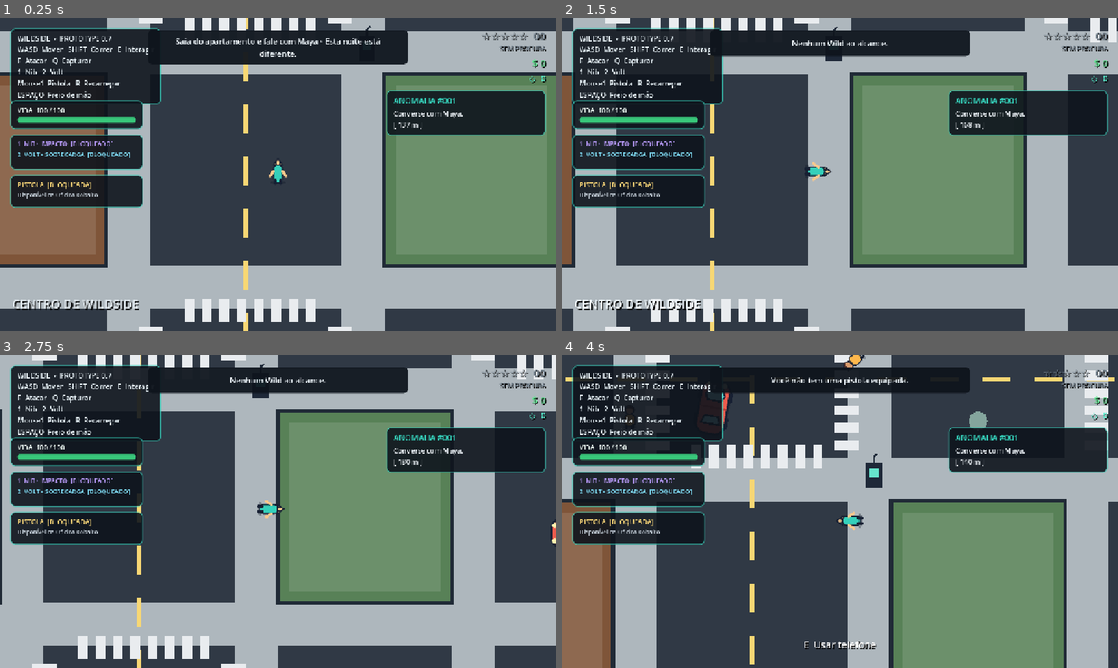
Above: before the commit, frames 1-4 (two rows, left to right).
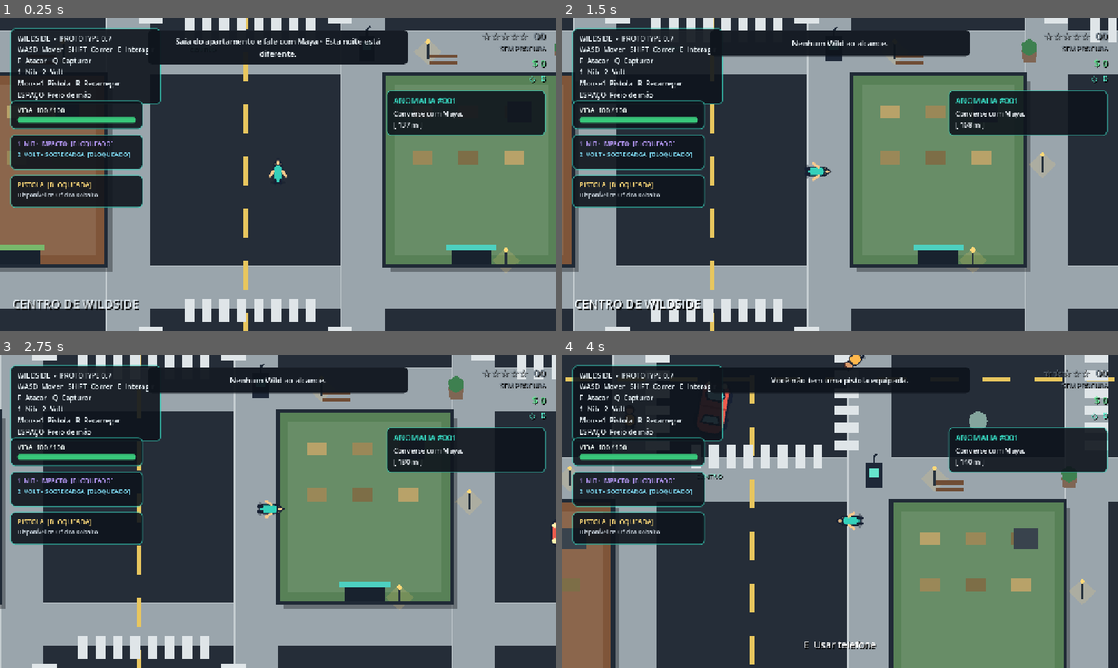
Above: after the commit, the same moments.

Repository: MiguelAlmeidaJ/Wildside
Game: Godot game, scene res://main.tscn
The game is run twice, just before and just after one commit, with the same random seed, the same clock (stepped at 60 frames per second) and the same inputs.
Inputs (mouse positions are in pixels of both pictures, inside the frame that each line leads up to):
- Up to frame 1 (0.25 s): no input
- Up to frame 2 (1.5 s): move the mouse to (962, 158) at 0.52 s; hold D (move_right) 0.53-1.28 s; hold F (attack) 0.53-1.28 s; click (962, 158) at 0.67 s; move the mouse to (728, 190) at 1.27 s; hold Space (brake) from 1.28 s (still down); tap Q (capture) at 1.35 s
- Up to frame 3 (2.75 s): move the mouse to (333, 442) at 2.02 s; release Space (brake) at 2.03 s; hold D (move_right) from 2.03 s (still down); hold E (interact) from 2.03 s (still down)
- Up to frame 4 (4 s): move the mouse to (812, 574) at 2.77 s; release D (move_right) at 2.78 s; release E (interact) at 2.78 s; hold W (move_up) 2.78-3.53 s; tap Shift (run) at 2.85 s; click (812, 574) at 2.92 s; move the mouse to (1006, 558) at 3.52 s; press the mouse at (1006, 558) at 3.53 s; hold A (move_left) from 3.53 s (still down)

The runs differ from the first frame. In frame 1, 3.0% of the frame differs, in the area x 0-100%, y 0-100%; in frame 2, 3.0%; in frame 3, 3.2%, in the area x 0-100%, y 1-99%; in frame 4, 2.8%.

Commit message:
Overhaul city visuals with district props and building detail

Diff:
--- a/scripts/world/city.gd
+++ b/scripts/world/city.gd
@@ -5,20 +5,23 @@
 	[Rect2(-1720.0, -820.0, 420.0, 540.0), Color("#355070")],
 	[Rect2(-720.0, -820.0, 400.0, 540.0), Color("#6d597a")],
 	[Rect2(320.0, -820.0, 400.0, 540.0), Color("#52796f")],
-	[Rect2(1300.0, -820.0, 420.0, 540.0), Color("#b56576")],
+	[Rect2(1300.0, -820.0, 420.0, 540.0), Color("#8e4f5f")],
 	[Rect2(-1720.0, 280.0, 420.0, 440.0), Color("#4a6fa5")],
 	[Rect2(-720.0, 280.0, 400.0, 440.0), Color("#7f5539")],
 	[Rect2(320.0, 280.0, 400.0, 440.0), Color("#588157")],
-	[Rect2(1300.0, 280.0, 420.0, 440.0), Color("#9c6644")],
+	[Rect2(1300.0, 280.0, 420.0, 440.0), Color("#73513e")],
 	[Rect2(-1720.0, 1280.0, 420.0, 440.0), Color("#5c677d")],
-	[Rect2(-720.0, 1280.0, 400.0, 440.0), Color("#7b2cbf")],
+	[Rect2(-720.0, 1280.0, 400.0, 440.0), Color("#6741a8")],
 	[Rect2(320.0, 1280.0, 400.0, 440.0), Color("#386641")],
-	[Rect2(1300.0, 1280.0, 420.0, 440.0), Color("#bc6c25")],
+	[Rect2(1300.0, 1280.0, 420.0, 440.0), Color("#9b5b22")],
 ]
 
-const ROAD_COLOR := Color("#303945")
-const SIDEWALK_COLOR := Color("#aeb7bd")
-const LANE_COLOR := Color("#f7d774")
+const ROAD_COLOR := Color("#252d38")
+const ROAD_EDGE_COLOR := Color("#44515e")
+const SIDEWALK_COLOR := Color("#9aa5ac")
+const SIDEWALK_EDGE := Color("#c5cdd1")
+const LANE_COLOR := Color("#e8c65e")
+const WINDOW_COLOR := Color("#f6d98d")
 
 
 func _ready() -> void:
@@ -29,37 +32,46 @@
 	_create_obstacle(Vector2(520, 95), Color("#84a59d"))
 	_create_obstacle(Vector2(-1010, 520), Color("#f28482"))
 	_create_obstacle(Vector2(1010, 1450), Color("#90be6d"))
+
+	_create_city_props()
+	_create_district_signs()
 	_create_world_boundaries()
 	queue_redraw()
 
 
 func _draw() -> void:
-	draw_rect(CITY_RECT, Color("#77a464"))
-
-	# Tons discretos ajudam cada região a ter leitura própria sem trocar o tileset ainda.
-	draw_rect(Rect2(-1800, -900, 980, 1700), Color(0.18, 0.32, 0.45, 0.13))
-	draw_rect(Rect2(-820, -900, 1640, 1700), Color(0.30, 0.24, 0.38, 0.08))
-	draw_rect(Rect2(820, -900, 980, 1700), Color(0.42, 0.28, 0.16, 0.14))
-	draw_rect(Rect2(-1800, 1180, 3600, 620), Color(0.24, 0.18, 0.30, 0.13))
-
-	# Duas avenidas horizontais e três eixos verticais.
+	draw_rect(CITY_RECT, Color("#5d8558"))
+
+	# Cada distrito recebe um tom discreto para ficar reconhecível até sem HUD.
+	draw_rect(Rect2(-1800, -900, 980, 1700), Color(0.12, 0.24, 0.38, 0.24))
+	draw_rect(Rect2(-820, -900, 1640, 1700), Color(0.24, 0.18, 0.32, 0.17))
+	draw_rect(Rect2(820, -900, 980, 1700), Color(0.39, 0.24, 0.12, 0.24))
+	draw_rect(Rect2(-1800, 1180, 3600, 620), Color(0.22, 0.12, 0.30, 0.25))
+
+	# Ruas principais.
 	draw_rect(Rect2(-1800, -180, 3600, 360), ROAD_COLOR)
 	draw_rect(Rect2(-1800, 820, 3600, 360), ROAD_COLOR)
 	draw_rect(Rect2(-220, -900, 440, 2700), ROAD_COLOR)
 	draw_rect(Rect2(-1200, -900, 380, 2700), ROAD_COLOR)
 	draw_rect(Rect2(820, -900, 380, 2700), ROAD_COLOR)
 
+	# Bordas do asfalto ajudam a separar rua/calçada.
+	draw_rect(Rect2(-1800, -188, 3600, 8), ROAD_EDGE_COLOR)
+	draw_rect(Rect2(-1800, 180, 3600, 8), ROAD_EDGE_COLOR)
+	draw_rect(Rect2(-1800, 812, 3600, 8), ROAD_EDGE_COLOR)
+	draw_rect(Rect2(-1800, 1180, 3600, 8), ROAD_EDGE_COLOR)
+
 	# Calçadas horizontais.
-	draw_rect(Rect2(-1800, -280, 3600, 100), SIDEWALK_COLOR)
-	draw_rect(Rect2(-1800, 180, 3600, 100), SIDEWALK_COLOR)
-	draw_rect(Rect2(-1800, 720, 3600, 100), SIDEWALK_COLOR)
-	draw_rect(Rect2(-1800, 1180, 3600, 100), SIDEWALK_COLOR)
+	for y in [-280, 180, 720, 1180]:
+		draw_rect(Rect2(-1800, y, 3600, 100), SIDEWALK_COLOR)
+		draw_line(Vector2(-1800, y), Vector2(1800, y), SIDEWALK_EDGE, 3.0)
 
 	# Calçadas verticais.
 	for x in [-1300, -820, -320, 220, 720, 1200]:
 		draw_rect(Rect2(x, -900, 100, 2700), SIDEWALK_COLOR)
-
-	# Faixas tracejadas das avenidas.
+		draw_line(Vector2(x, -900), Vector2(x, 1800), SIDEWALK_EDGE, 3.0)
+
+	# Faixas tracejadas.
 	for x in range(-1750, 1751, 120):
 		draw_rect(Rect2(x, -5, 65, 10), LANE_COLOR)
 		draw_rect(Rect2(x, 995, 65, 10), LANE_COLOR)
@@ -69,14 +81,28 @@
 		draw_rect(Rect2(-1015, y, 10, 65), LANE_COLOR)
 		draw_rect(Rect2(1005, y, 10, 65), LANE_COLOR)
 
+	# Estacionamentos e marcações industriais.
+	_draw_parking_rows(Vector2(-1510, 865), 4, Vector2.RIGHT)
+	_draw_parking_rows(Vector2(1280, 865), 4, Vector2.RIGHT)
+	_draw_parking_rows(Vector2(1280, -135), 4, Vector2.RIGHT)
+
+	for y in range(-760, -250, 65):
+		draw_line(Vector2(1275, y), Vector2(1330, y + 28), Color(0.94, 0.62, 0.22, 0.55), 7.0)
+
 	_draw_crosswalk(Vector2.ZERO)
 	_draw_crosswalk(Vector2(0, 1000))
 	_draw_crosswalk(Vector2(-1010, 0))
 	_draw_crosswalk(Vector2(1010, 0))
 
 
+func _draw_parking_rows(start: Vector2, count: int, direction: Vector2) -> void:
+	for index in range(count):
+		var origin := start + direction * float(index) * 92.0
+		draw_line(origin, origin + Vector2(0, 105), Color(0.8, 0.84, 0.87, 0.52), 4.0)
+
+
 func _draw_crosswalk(center: Vector2) -> void:
-	var crosswalk_color := Color("#e9ecef")
+	var crosswalk_color := Color("#dfe5e8")
 	for offset in range(-140, 141, 40):
 		draw_rect(Rect2(center.x + offset, center.y - 205, 22, 55), crosswalk_color)
 		draw_rect(Rect2(center.x + offset, center.y + 150, 22, 55), crosswalk_color)
@@ -97,24 +123,64 @@
 	shape.shape = rectangle
 	body.add_child(shape)
 
+	var half := rect.size / 2.0
+	var shadow := Polygon2D.new()
+	shadow.position = Vector2(13, 15)
+	shadow.polygon = _rect_polygon(half)
+	shadow.color = Color(0.03, 0.04, 0.06, 0.35)
+	body.add_child(shadow)
+
 	var roof := Polygon2D.new()
-	var half := rect.size / 2.0
-	roof.polygon = PackedVector2Array([
-		Vector2(-half.x, -half.y), Vector2(half.x, -half.y),
-		Vector2(half.x, half.y), Vector2(-half.x, half.y)
-	])
+	roof.polygon = _rect_polygon(half)
 	roof.color = color
+	roof.z_index = 1
 	body.add_child(roof)
 
+	var inner := half - Vector2(24, 24)
 	var inset := Polygon2D.new()
-	var inner := half - Vector2(26, 26)
-	inset.polygon = PackedVector2Array([
-		Vector2(-inner.x, -inner.y), Vector2(inner.x, -inner.y),
-		Vector2(inner.x, inner.y), Vector2(-inner.x, inner.y)
-	])
-	inset.color = color.lightened(0.12)
-	inset.z_index = 1
+	inset.polygon = _rect_polygon(inner)
+	inset.color = color.lightened(0.10)
+	inset.z_index = 2
 	body.add_child(inset)
+
+	# Claraboias, caixas d'água e exaustores dão volume ao topo dos prédios.
+	for row in range(2):
+		for col in range(3):
+			var window := Polygon2D.new()
+			window.position = Vector2(-inner.x + 65 + col * 105, -inner.y + 62 + row * 105)
+			window.polygon = PackedVector2Array([
+				Vector2(-23, -15), Vector2(23, -15), Vector2(23, 15), Vector2(-23, 15)
+			])
+			window.color = WINDOW_COLOR.darkened(0.25 + float((index + row + col) % 3) * 0.12)
+			window.z_index = 3
+			body.add_child(window)
+
+	var utility := Polygon2D.new()
+	utility.position = Vector2(inner.x - 66, -inner.y + 62)
+	utility.polygon = PackedVector2Array([
+		Vector2(-28, -24), Vector2(28, -24), Vector2(28, 24), Vector2(-28, 24)
+	])
+	utility.color = Color("#39434d")
+	utility.z_index = 3
+	body.add_child(utility)
+
+	# Fachada/entrada na borda inferior.
+	var entrance := Polygon2D.new()
+	entrance.position = Vector2(0, half.y - 18)
+	entrance.polygon = PackedVector2Array([
+		Vector2(-46, -20), Vector2(46, -20), Vector2(46, 20), Vector2(-46, 20)
+	])
+	entrance.color = Color("#18222e")
+	entrance.z_index = 4
+	body.add_child(entrance)
+
+	var awning := Line2D.new()
+	awning.position = Vector2(0, half.y - 42)
+	awning.points = PackedVector2Array([Vector2(-58, 0), Vector2(58, 0)])
+	awning.width = 12.0
+	awning.default_color = _awning_color(index)
+	awning.z_index = 4
+	body.add_child(awning)
 
 	var outline := Line2D.new()
 	outline.points = PackedVector2Array([
@@ -124,9 +190,205 @@
 	outline.closed = true
 	outline.width = 8.0
 	outline.default_color = Color("#202a36")
-	outline.z_index = 2
+	outline.z_index = 5
 	body.add_child(outline)
 	add_child(body)
+
+
+func _awning_color(index: int) -> Color:
+	var colors := [
+		Color("#4dd0c0"), Color("#e2b45f"), Color("#df6f7b"),
+		Color("#6ba6e8"), Color("#9f7aea"), Color("#78b86b")
+	]
+	return colors[index % colors.size()]
+
+
+func _rect_polygon(half: Vector2) -> PackedVector2Array:
+	return PackedVector2Array([
+		Vector2(-half.x, -half.y), Vector2(half.x, -half.y),
+		Vector2(half.x, half.y), Vector2(-half.x, half.y)
+	])
+
+
+func _create_city_props() -> void:
+	var lamps := [
+		Vector2(-420, -240), Vector2(420, -240), Vector2(-420, 240), Vector2(420, 240),
+		Vector2(-1420, -240), Vector2(-600, 240), Vector2(600, 720), Vector2(1420, 720),
+		Vector2(-1420, 1180), Vector2(-600, 1180), Vector2(600, 1180), Vector2(1420, 1180),
+		Vector2(-1260, 520), Vector2(760, 500), Vector2(1240, 520)
+	]
+	for position in lamps:
+		_create_lamp(position)
+
+	var benches := [
+		Vector2(-470, 245), Vector2(455, 245), Vector2(-1480, 745),
+		Vector2(-610, 745), Vector2(610, 1210), Vector2(-510, 1210)
+	]
+	for position in benches:
+		_create_bench(position)
+
+	var planters := [
+		Vector2(-730, 235), Vector2(730, 235), Vector2(-730, 1215),
+		Vector2(730, 1215), Vector2(-1280, 760)
+	]
+	for position in planters:
+		_create_planter(position)
+
+	var dumpsters := [
+		Vector2(1260, -255), Vector2(1560, -255), Vector2(1260, 755),
+		Vector2(-790, 1260), Vector2(-1280, 1260)
+	]
+	for position in dumpsters:
+		_create_dumpster(position)
+
+	for position in [Vector2(1370, -230), Vector2(1450, -230), Vector2(1530, -230)]:
+		_create_cone(position)
+
+	_create_container(Vector2(1510, -250), Color("#b45f3c"))
+	_create_container(Vector2(1510, 760), Color("#355f7d"))
+	_create_container(Vector2(1350, 760), Color("#657843"))
+
+
+func _create_lamp(at: Vector2) -> void:
+	var node := Node2D.new()
+	node.position = at
+	node.z_index = 4
+
+	var glow := Polygon2D.new()
+	glow.polygon = PackedVector2Array([
+		Vector2(0, -42), Vector2(32, -12), Vector2(0, 18), Vector2(-32, -12)
+	])
+	glow.color = Color(1.0, 0.82, 0.42, 0.18)
+	node.add_child(glow)
+
+	var pole := Line2D.new()
+	pole.points = PackedVector2Array([Vector2(0, 5), Vector2(0, -33)])
+	pole.width = 5.0
+	pole.default_color = Color("#27323d")
+	node.add_child(pole)
+
+	var bulb := Polygon2D.new()
+	bulb.position = Vector2(0, -36)
+	bulb.polygon = PackedVector2Array([
+		Vector2(0, -7), Vector2(7, 0), Vector2(0, 7), Vector2(-7, 0)
+	])
+	bulb.color = Color("#ffd878")
+	node.add_child(bulb)
+	add_child(node)
+
+
+func _create_bench(at: Vector2) -> void:
+	var node := Node2D.new()
+	node.position = at
+	node.z_index = 4
+
+	for y in [-8.0, 8.0]:
+		var slat := Line2D.new()
+		slat.points = PackedVector2Array([Vector2(-32, y), Vector2(32, y)])
+		slat.width = 8.0
+		slat.default_color = Color("#704d35")
+		node.add_child(slat)
+	add_child(node)
+
+
+func _create_planter(at: Vector2) -> void:
+	var node := Node2D.new()
+	node.position = at
+	node.z_index = 4
+
+	var pot := Polygon2D.new()
+	pot.polygon = PackedVector2Array([
+		Vector2(-18, -10), Vector2(18, -10), Vector2(14, 16), Vector2(-14, 16)
+	])
+	pot.color = Color("#7f6654")
+	node.add_child(pot)
+
+	var crown := Polygon2D.new()
+	crown.position = Vector2(0, -18)
+	crown.polygon = PackedVector2Array([
+		Vector2(0, -20), Vector2(18, -8), Vector2(16, 12), Vector2(0, 20),
+		Vector2(-16, 12), Vector2(-18, -8)
+	])
+	crown.color = Color("#3e8050")
+	node.add_child(crown)
+	add_child(node)
+
+
+func _create_dumpster(at: Vector2) -> void:
+	var node := Node2D.new()
+	node.position = at
+	node.z_index = 4
+
+	var body := Polygon2D.new()
+	body.polygon = PackedVector2Array([
+		Vector2(-28, -18), Vector2(28, -18), Vector2(25, 18), Vector2(-25, 18)
+	])
+	body.color = Color("#35544a")
+	node.add_child(body)
+
+	var lid := Line2D.new()
+	lid.points = PackedVector2Array([Vector2(-30, -20), Vector2(30, -20)])
+	lid.width = 6.0
+	lid.default_color = Color("#182f2b")
+	node.add_child(lid)
+	add_child(node)
+
+
+func _create_cone(at: Vector2) -> void:
+	var node := Node2D.new()
+	node.position = at
+	node.z_index = 4
+	var cone := Polygon2D.new()
+	cone.polygon = PackedVector2Array([
+		Vector2(0, -15), Vector2(11, 13), Vector2(-11, 13)
+	])
+	cone.color = Color("#f08b32")
+	node.add_child(cone)
+	var stripe := Line2D.new()
+	stripe.points = PackedVector2Array([Vector2(-7, 4), Vector2(7, 4)])
+	stripe.width = 4.0
+	stripe.default_color = Color("#f5eee4")
+	node.add_child(stripe)
+	add_child(node)
+
+
+func _create_container(at: Vector2, color: Color) -> void:
+	var node := Node2D.new()
+	node.position = at
+	node.z_index = 3
+	var box := Polygon2D.new()
+	box.polygon = PackedVector2Array([
+		Vector2(-52, -24), Vector2(52, -24), Vector2(52, 24), Vector2(-52, 24)
+	])
+	box.color = color
+	node.add_child(box)
+	for x in [-35.0, -12.0, 12.0, 35.0]:
+		var rib := Line2D.new()
+		rib.points = PackedVector2Array([Vector2(x, -21), Vector2(x, 21)])
+		rib.width = 3.0
+		rib.default_color = color.darkened(0.22)
+		node.add_child(rib)
+	add_child(node)
+
+
+func _create_district_signs() -> void:
+	_create_sign(Vector2(-1530, 210), "RESIDENCIAL", Color("#75a9db"))
+	_create_sign(Vector2(-130, 210), "CENTRO", Color("#8fe1cf"))
+	_create_sign(Vector2(1260, 210), "INDUSTRIAL", Color("#e2a761"))
+	_create_sign(Vector2(-120, 1210), "ZONA SUL", Color("#bc8be8"))
+
+
+func _create_sign(at: Vector2, text_value: String, accent: Color) -> void:
+	var label := Label.new()
+	label.position = at
+	label.z_index = 5
+	label.text = text_value
+	label.add_theme_font_size_override("font_size", 15)
+	label.add_theme_color_override("font_color", accent)
+	label.add_theme_color_override("font_shadow_color", Color(0, 0, 0, 0.85))
+	label.add_theme_constant_override("shadow_offset_x", 2)
+	label.add_theme_constant_override("shadow_offset_y", 2)
+	add_child(label)
 
 
 func _create_obstacle(at: Vector2, color: Color) -> void:
